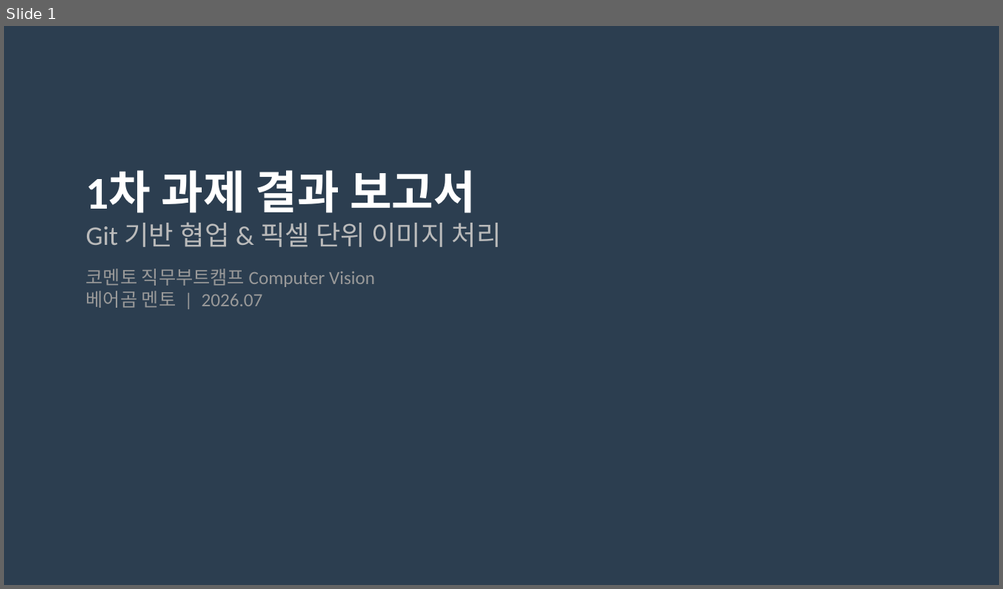
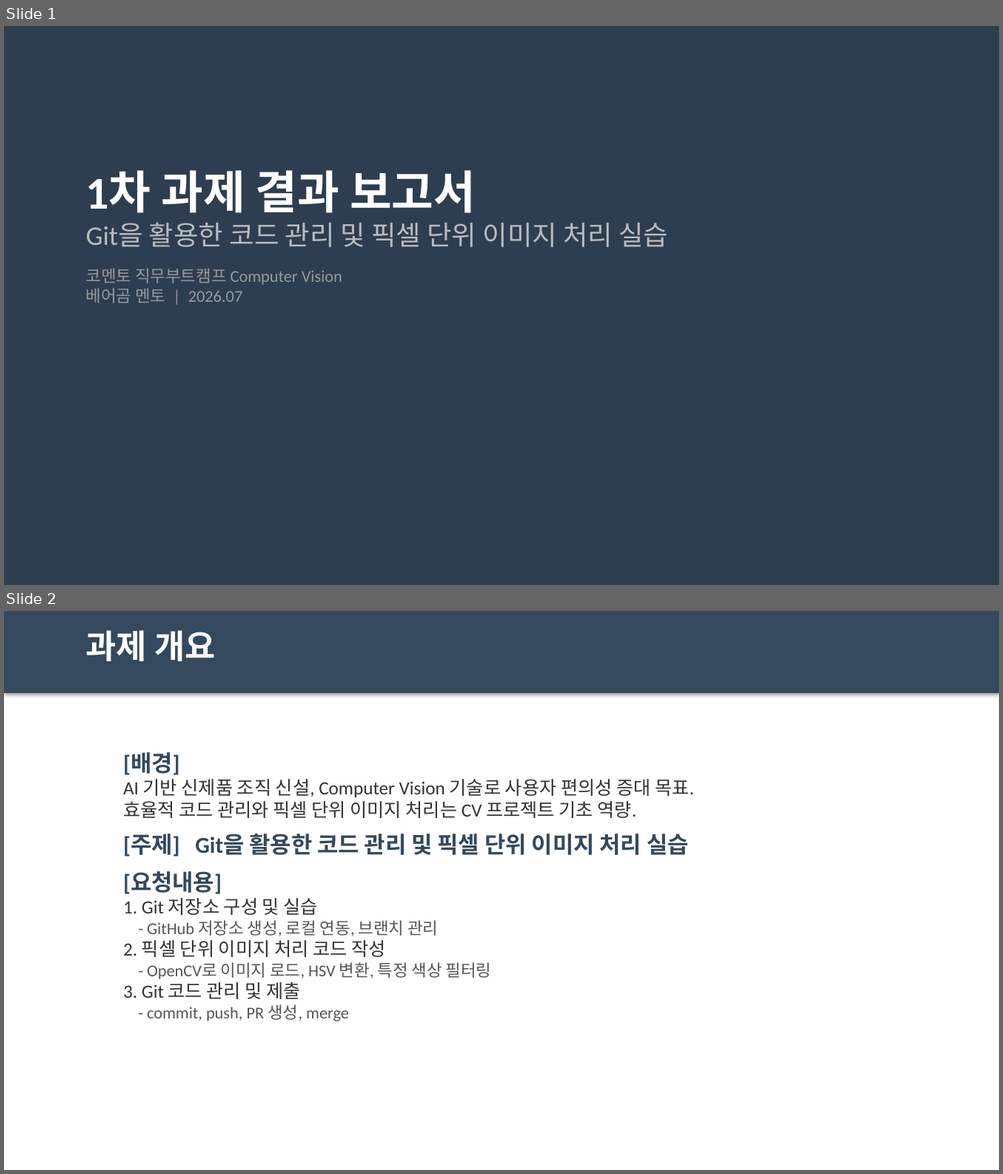
Before and after one commit to jsm0308/Bootcamp-CV, a slide deck: presentation.pptx. Shown one above the other, each under a label of ours: slide 1 before the commit, slides 1 and 2 after it. The pictures are 1003x589 and 1003x1174 pixels, drawn with LibreOffice and Linux fonts; fonts in the diff are those of the drawing. Boxes give left, top, right and bottom in pixels: in the first picture for what was removed or moved away, otherwise in the second. Text is boxed around its words. In the diff, an @@ line names an element or a change of style, - is before the commit and + after.

```diff
--- a/presentation.pptx
+++ b/presentation.pptx
@@ slide 2 added at (x1=4, y1=611, x2=999, y2=1170), background #FFFFFF @@
@@ rectangle added at (x1=4, y1=611, x2=999, y2=693), fill #34495E @@
@@ text added at (x1=86, y1=630, x2=215, y2=661), 32 pt, text #FFFFFF, bold @@
+과제 개요
@@ text added at (x1=123, y1=752, x2=694, y2=1022), 18 pt, text #333333 @@
+[배경]
+AI 기반 신제품 조직 신설, Computer Vision 기술로 사용자 편의성 증대 목표.
+효율적 코드 관리와 픽셀 단위 이미지 처리는 CV 프로젝트 기초 역량.
+[주제] Git을 활용한 코드 관리 및 픽셀 단위 이미지 처리 실습
+[요청내용]
+1. Git 저장소 구성 및 실습
+- GitHub 저장소 생성, 로컬 연동, 브랜치 관리
+2. 픽셀 단위 이미지 처리 코드 작성
+- OpenCV로 이미지 로드, HSV 변환, 특정 색상 필터링
+3. Git 코드 관리 및 제출
+- commit, push, PR 생성, merge
@@ slide 1 changed as well @@
@@ text at (x1=86, y1=222, x2=668, y2=247): text changed @@
-Git 기반 협업 & 픽셀 단위 이미지 처리
+Git을 활용한 코드 관리 및 픽셀 단위 이미지 처리 실습
@@ text at (x1=86, y1=268, x2=342, y2=304): size 18 to 16 pt in "코멘토 직무부트캠프 Computer Vision", "베어곰 멘토 | 2026.07" @@
```
Also in this commit, not shown: 1 other slide changed, 6 other slides added, 14 slides removed, 6 other files.
